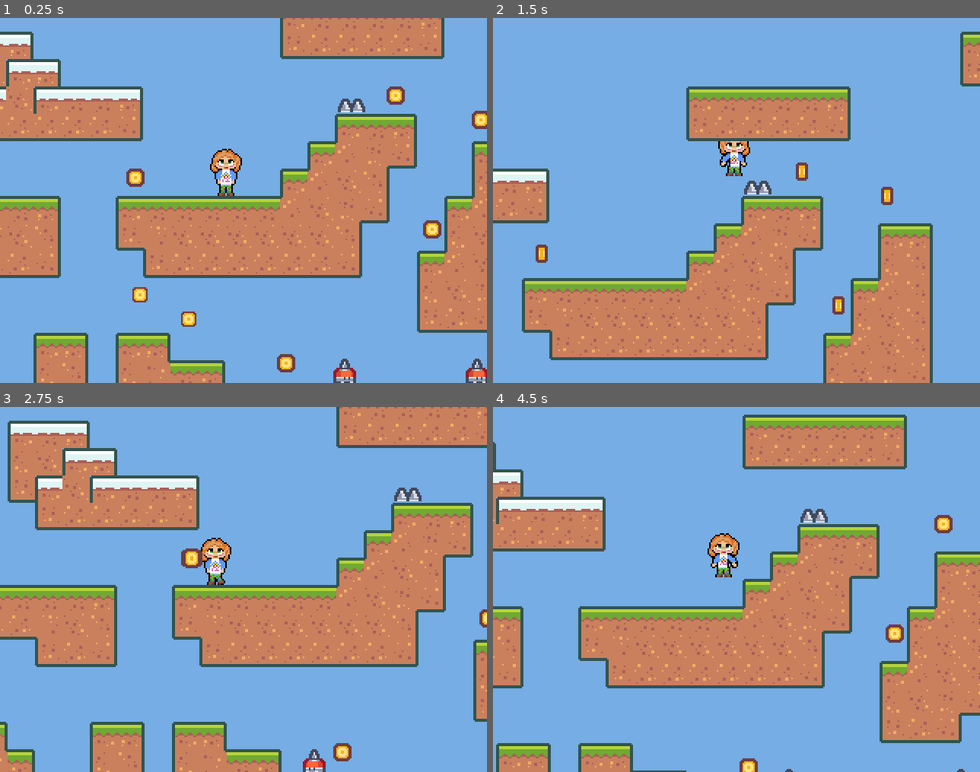
Above: before the commit, frames 1-4 (two rows, left to right).
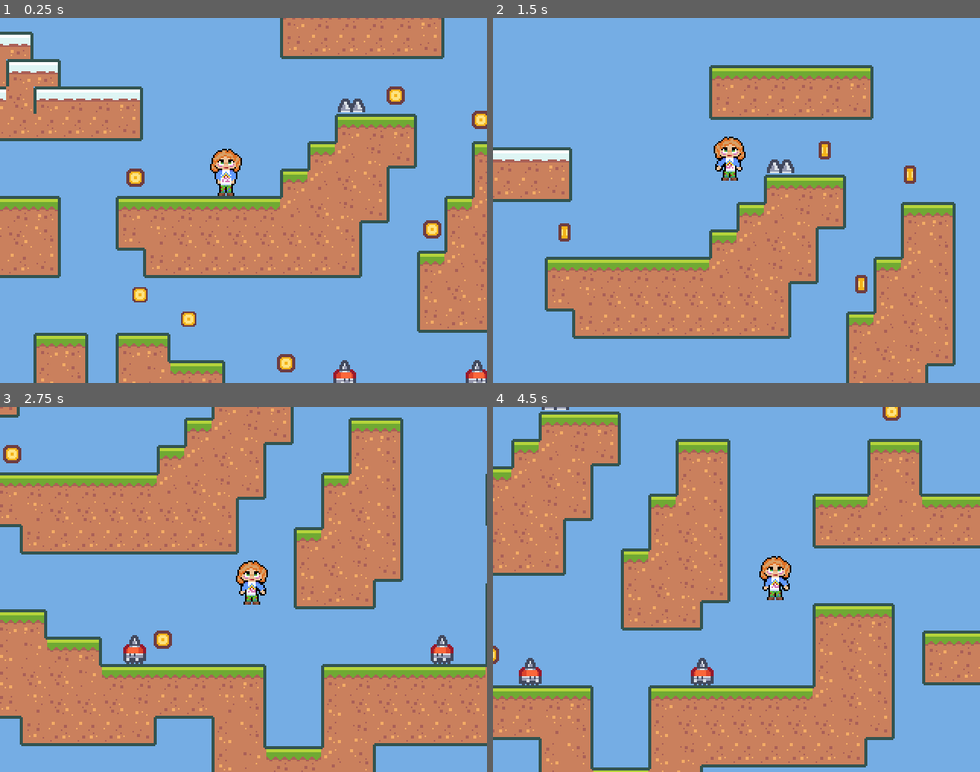
Above: after the commit, the same moments.

Repository: gringlas/udemy-godot-2dplatformer
Game: Godot game, scene res://scenes/BaseLevel.tscn
The game is run twice, just before and just after one commit, with the same random seed, the same clock (stepped at 60 frames per second) and the same inputs.
Inputs:
- Up to frame 1 (0.25 s): no input
- Up to frame 2 (1.5 s): hold W (jump) 0.53-1.28 s; hold D (move_right) from 0.53 s (still down); tap Shift (dash, bound only after the commit) at 0.6 s; tap W (jump) at 1.35 s
- Up to frame 3 (2.75 s): tap W (jump) at 1.52, 1.82 s; tap Shift (dash, bound only after the commit) at 1.55, 2.1 s; release D (move_right) at 2.03 s; hold A (move_left) from 2.03 s (still down); hold W (jump) from 2.03 s (still down)
- Up to frame 4 (4.5 s): release A (move_left) at 2.78 s; release W (jump) at 2.78 s; hold D (move_right) 2.78-4.28 s; tap Shift (dash, bound only after the commit) at 2.85, 4.35 s; tap W (jump) at 3.02, 3.32 s; hold W (jump) 3.53-4.28 s; hold A (move_left) from 4.28 s (still down)

The runs differ from the first frame. In frame 1, 0.2% of the frame differs, in the area x 68-100%, y 93-100%; in frame 2, 29%; in frame 3, 66%; in frame 4, 67%, in the area x 0-100%, y 0-100%.

Commit message:
player dash

Diff:
--- a/project.godot
+++ b/project.godot
@@ -71,9 +71,17 @@
 , Object(InputEventKey,"resource_local_to_scene":false,"resource_name":"","device":0,"alt":false,"shift":false,"control":false,"meta":false,"command":false,"pressed":false,"scancode":0,"physical_scancode":32,"unicode":0,"echo":false,"script":null)
  ]
 }
+dash={
+"deadzone": 0.5,
+"events": [ Object(InputEventKey,"resource_local_to_scene":false,"resource_name":"","device":0,"alt":false,"shift":false,"control":false,"meta":false,"command":false,"pressed":false,"scancode":0,"physical_scancode":16777237,"unicode":0,"echo":false,"script":null)
+ ]
+}
 
 [layer_names]
 
+2d_physics/layer_1="Terrain"
+2d_physics/layer_2="Enemy"
+2d_physics/layer_17="ENEMY_HAZARD"
 2d_physics/layer_18="ENEMY_GOAL"
 2d_physics/layer_19="HAZARD"
 2d_physics/layer_20="PICKUP"
--- a/scenes/Enemy.gd
+++ b/scenes/Enemy.gd
@@ -12,6 +12,7 @@
 func _ready():
 	direction = Vector2.RIGHT if startDirection == Direction.RIGHT else Vector2.LEFT
 	$GoalDetector.connect("area_entered", self, "on_goal_entered")
+	$HitBoxArea.connect("area_entered", self, "on_hitbox_entered")
 
 func _process(delta):
 	velocity.x = (direction * maxSpeed).x
@@ -21,3 +22,6 @@
 
 func on_goal_entered(_area2d):
 	direction.x *= -1
+
+func on_hitbox_entered(_area2d):
+	queue_free()
--- a/scenes/Enemy.tscn
+++ b/scenes/Enemy.tscn
@@ -21,6 +21,8 @@
 [sub_resource type="CircleShape2D" id=4]
 radius = 6.0
 
+[sub_resource type="CircleShape2D" id=5]
+
 [node name="Enemy" type="KinematicBody2D"]
 collision_layer = 0
 script = ExtResource( 3 )
@@ -28,7 +30,6 @@
 [node name="AnimatedSprite" type="AnimatedSprite" parent="."]
 frames = SubResource( 1 )
 animation = "run"
-frame = 1
 playing = true
 offset = Vector2( 0, -12 )
 
@@ -46,8 +47,16 @@
 
 [node name="HazardArea" type="Area2D" parent="."]
 position = Vector2( 0, -7 )
-collision_layer = 262144
-collision_mask = 262144
+collision_layer = 327680
+collision_mask = 0
 
 [node name="CollisionShape2D" type="CollisionShape2D" parent="HazardArea"]
 shape = SubResource( 4 )
+
+[node name="HitBoxArea" type="Area2D" parent="."]
+position = Vector2( 0, -7 )
+collision_layer = 2
+collision_mask = 0
+
+[node name="CollisionShape2D" type="CollisionShape2D" parent="HitBoxArea"]
+shape = SubResource( 5 )
--- a/scenes/Player.gd
+++ b/scenes/Player.gd
@@ -2,19 +2,43 @@
 
 signal died
 
+enum State { NORMAL, DASHING }
+export (int, LAYERS_2D_PHYSICS) var dashHazardMask
+
 var gravity = 1000
 var velocity = Vector2.ZERO
 var maxHorizontalSpeed = 140
+var maxDashSpeed = 500
+var minDashSpeed = 200
 var horizontalAcceleration = 1500
 var maxJump = 360
 var jumpTerminationMultiplier = 4
 var hasDoubleJump = false
+var currentState = State.NORMAL
+var isStateNew = true
+var defaultHazardMask = 0
 
 func _ready() -> void:
 	$HazardArea.connect("area_entered", self, "on_hazard_area_entered")
-
+	defaultHazardMask = $HazardArea.collision_mask
 
 func _process(delta) -> void:
+	match currentState:
+		State.NORMAL:
+			process_normal(delta)
+		State.DASHING:
+			process_dashing(delta)
+	isStateNew = false
+
+func change_state(newState) -> void:
+	currentState = newState
+	isStateNew = true
+
+func process_normal(delta) -> void:
+	if (isStateNew):
+		$DashArea/CollisionShape2D.disabled = true
+		$HazardArea.collision_mask = defaultHazardMask
+
 	var moveVector = get_movement_vector()
 	velocity.x += moveVector.x * horizontalAcceleration * delta
 	if (moveVector.x == 0):
@@ -46,7 +70,29 @@
 	if (is_on_floor()):
 		hasDoubleJump = true
 
+	if (Input.is_action_just_pressed("dash")):
+		call_deferred("change_state", State.DASHING)
+
 	update_animation()
+
+func process_dashing(delta) -> void:
+	if (isStateNew):
+		$DashArea/CollisionShape2D.disabled = false
+		$HazardArea.collision_mask = dashHazardMask
+		$AnimatedSprite.play("jump")
+		var moveVector = get_movement_vector()
+		var velocityMod = 1
+		if (moveVector.x != 0):
+			velocityMod = sign(moveVector.x)
+		else:
+			velocityMod = 1 if $AnimatedSprite.flip_h else -1
+		velocity = Vector2(maxDashSpeed * velocityMod, 0)
+
+	velocity = move_and_slide(velocity, Vector2.UP)
+	velocity.x = lerp(0, velocity.x, pow(2, -8 * delta))
+	if (abs(velocity.x) < minDashSpeed):
+		call_deferred("change_state", State.NORMAL)
+
 
 func get_movement_vector():
 	var moveVector = Vector2.ZERO
--- a/scenes/Player.tscn
+++ b/scenes/Player.tscn
@@ -33,9 +33,14 @@
 [sub_resource type="RectangleShape2D" id=4]
 extents = Vector2( 6, 8 )
 
+[sub_resource type="CapsuleShape2D" id=5]
+radius = 15.0
+height = 10.0
+
 [node name="Player" type="KinematicBody2D" groups=["player"]]
 collision_layer = 0
 script = ExtResource( 2 )
+dashHazardMask = 262144
 
 [node name="CoyoteTimer" type="Timer" parent="."]
 wait_time = 0.15
@@ -60,8 +65,18 @@
 
 [node name="HazardArea" type="Area2D" parent="."]
 position = Vector2( 0, -8 )
-collision_layer = 262144
-collision_mask = 262144
+collision_layer = 0
+collision_mask = 327680
 
 [node name="CollisionShape2D" type="CollisionShape2D" parent="HazardArea"]
 shape = SubResource( 4 )
+
+[node name="DashArea" type="Area2D" parent="."]
+position = Vector2( 0, -13 )
+collision_layer = 0
+collision_mask = 2
+
+[node name="CollisionShape2D" type="CollisionShape2D" parent="DashArea"]
+rotation = -1.57079
+shape = SubResource( 5 )
+disabled = true
Not shown: 1 places in scenes/Enemy.tscn that only renumber resources
Not shown: 1 places in scenes/Player.tscn that only renumber resources
Not shown, added: .gitignore
